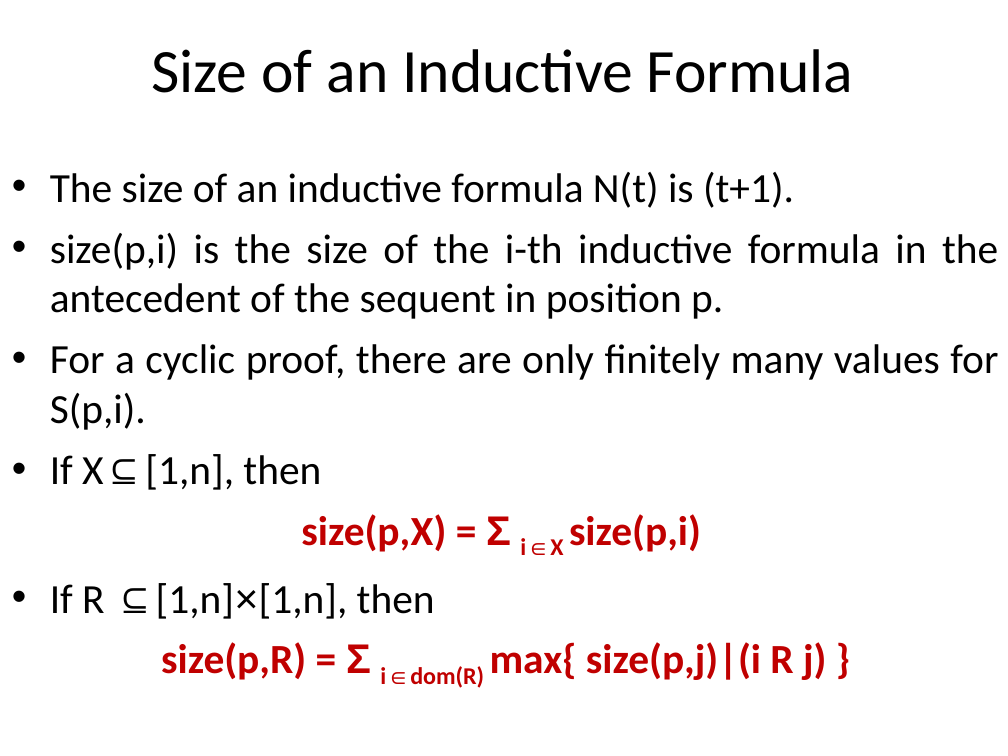
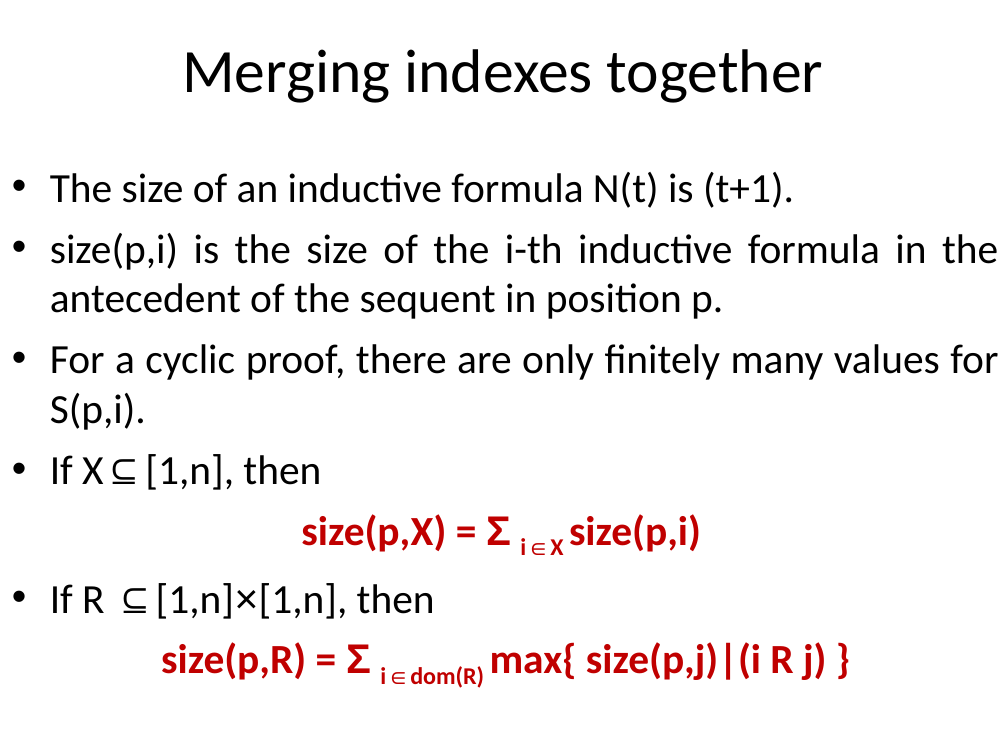
Before and after one commit to stefanoangeloberardi/GTC-injective, a slide deck: slide 14 of PDF/20260219-FUEFUKI24-Isawa Onsen-Injectivity-Slides.ppt (slide 13 before the commit). Drawn at 1008x756 pixels with LibreOffice and Linux fonts; fonts in the diff are those of the drawing. Boxes give left, top, right and bottom in pixels: in the first picture for what was removed or moved away, otherwise in the second. Text is boxed around its words. In the diff, an @@ line names an element or a change of style, - is before the commit and + after.

```diff
--- a/PDF/20260219-FUEFUKI24-Isawa Onsen-Injectivity-Slides.ppt
+++ b/PDF/20260219-FUEFUKI24-Isawa Onsen-Injectivity-Slides.ppt
@@ title at (x1=182, y1=49, x2=823, y2=103): text changed @@
-Size of an Inductive Formula
+Merging indexes together
```
Also in this commit, not shown: 10 other slides changed, 1 slide added.
